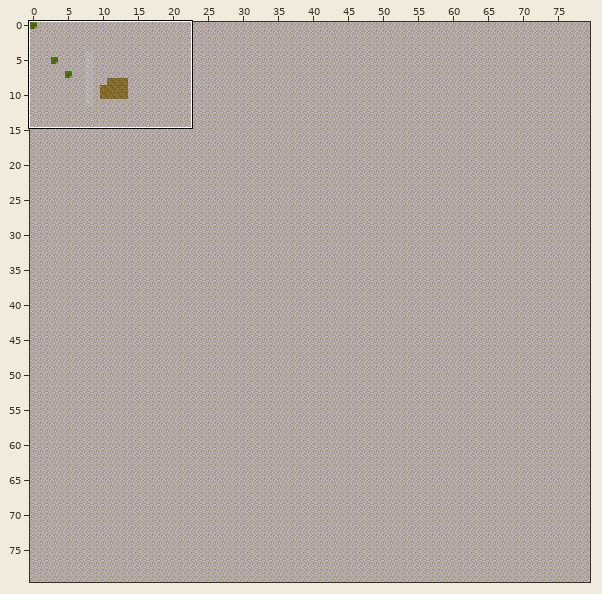
Two versions of a level (Tiled map, res/mapdata/test city.tmx). Above, an overview of the earlier version with the close-up marked.
Close-up. Old version:
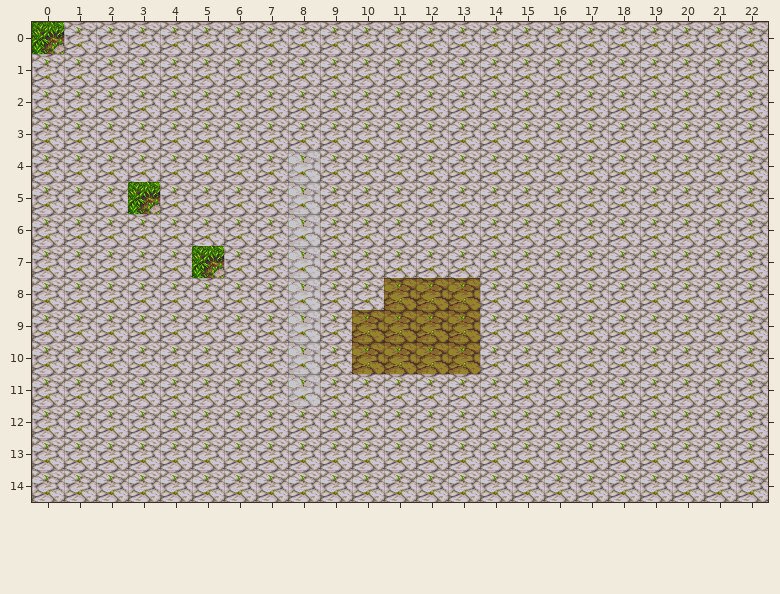
Cells are 64x64 px. Shown: x 0..22, y 0..14.
Once edited:
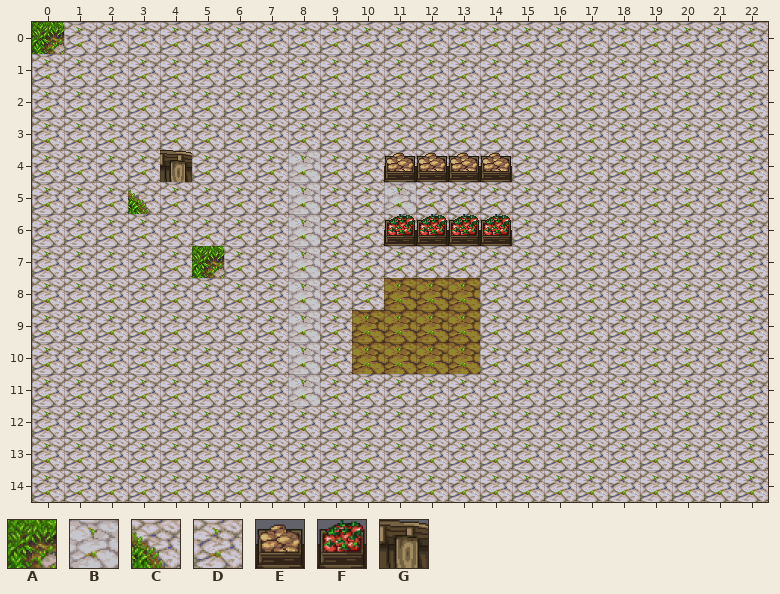
Key: from "test city": A 0, B 50, C 52, D 53, E 126, F 127, G 226.
_ is an empty cell, . an unchanged one.
Tiles of an added or newly shown layer are drawn over the layers below it.
Edits made:
--- layer "Tile Layer 1"
@@ x 3..11 @@
- 5 A.......D
+ 5 C.......B
--- layer "Tile Layer 2" (now shown)
@@ x 4..14 @@
- 4 _......____
+ 4 G......EEEE
@@ x 11..14 @@
- 6 ____
+ 6 FFFF
